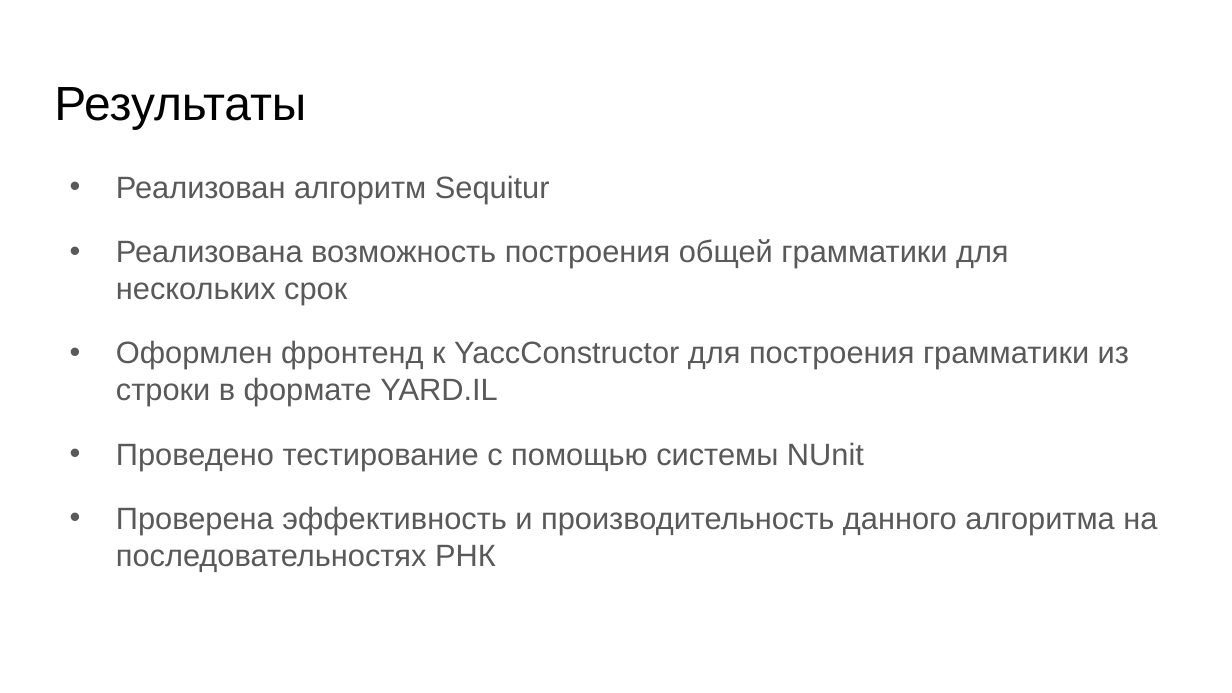
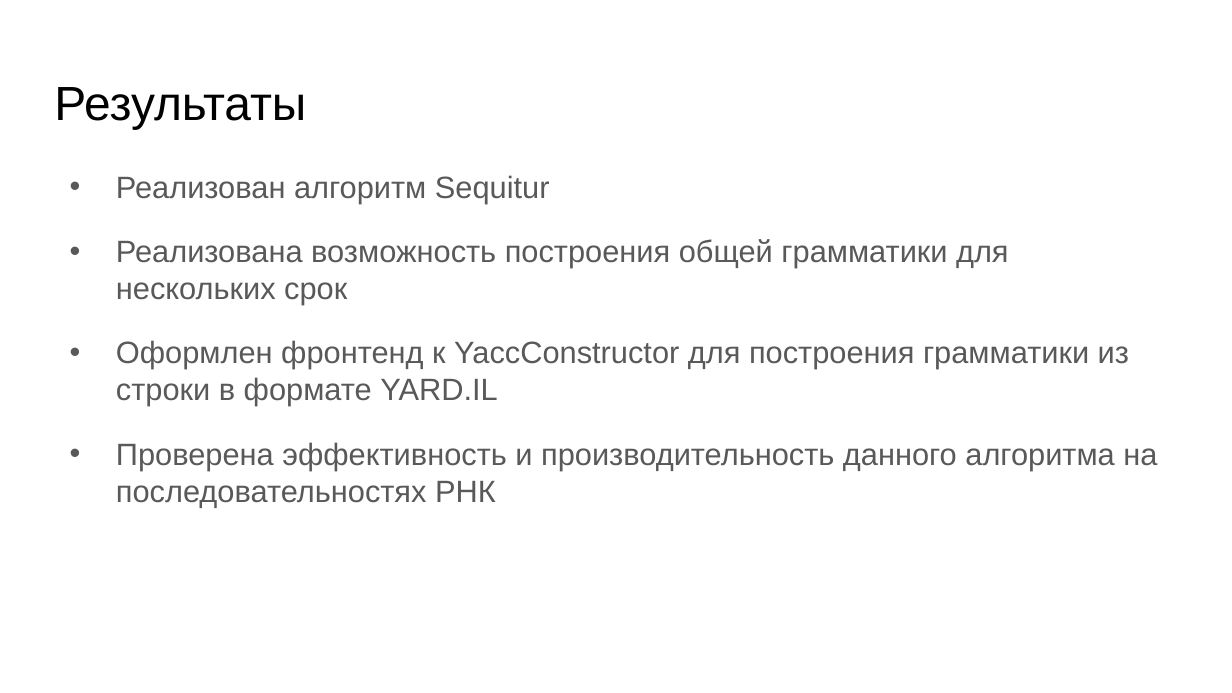
Before and after one commit to YaccConstructor/articles, a slide deck: slide 14 of 2017/diploma/ZinovyevaAnna/slides/slides.pptx (slide 12 before the commit). Drawn at 1232x693 pixels with LibreOffice and Linux fonts; fonts in the diff are those of the drawing. Boxes give left, top, right and bottom in pixels: in the first picture for what was removed or moved away, otherwise in the second. Text is boxed around its words. In the diff, an @@ line names an element or a change of style, - is before the commit and + after.

```diff
--- a/2017/diploma/ZinovyevaAnna/slides/slides.pptx
+++ b/2017/diploma/ZinovyevaAnna/slides/slides.pptx
@@ text at [116, 442, 864, 470]: paragraph removed @@
-• Проведено тестирование с помощью системы NUnit
```
Also in this commit, not shown: 8 other slides changed, 2 slides added, 3 other files.
